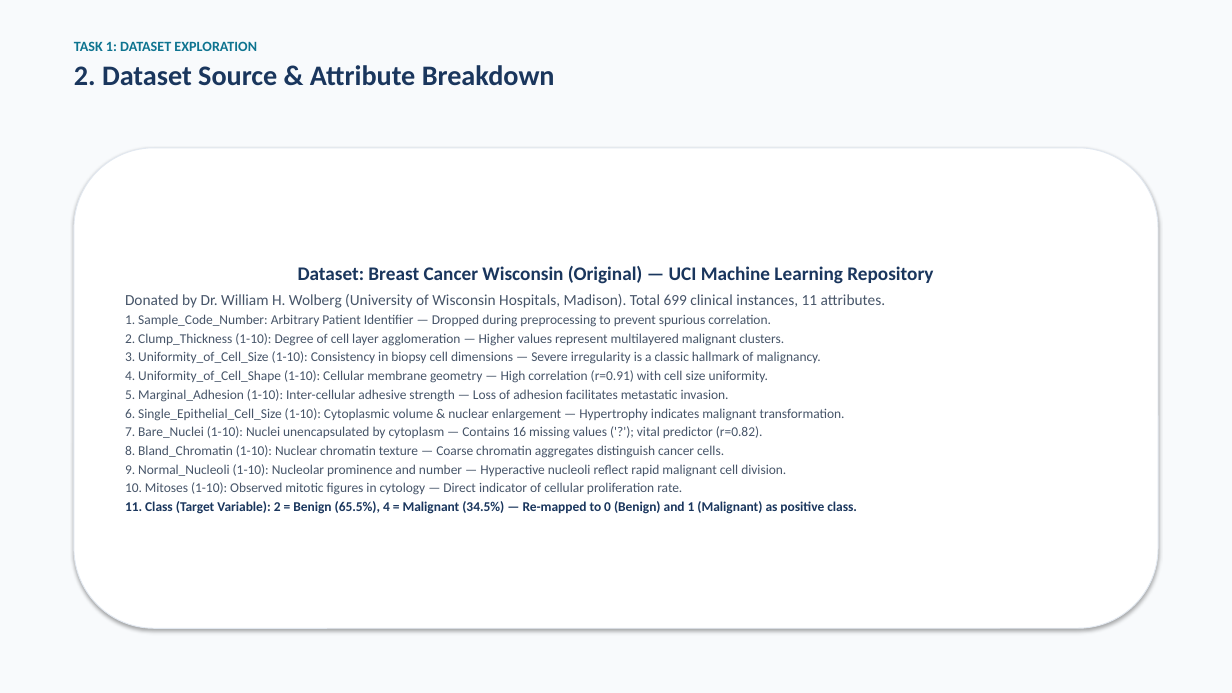
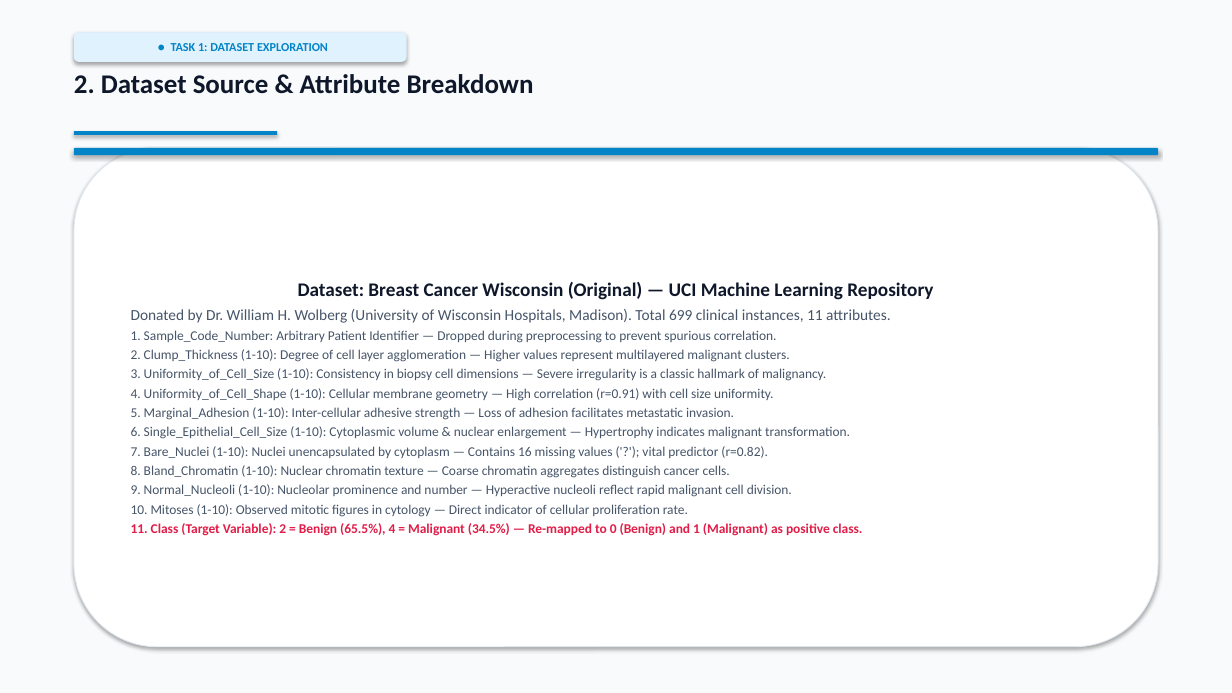
Before and after one commit to RemonAyman/advai, a slide deck: slide 3 of breast_cancer_classification_presentation.pptx. Drawn at 1232x693 pixels with LibreOffice and Linux fonts; fonts in the diff are those of the drawing. Boxes give left, top, right and bottom in pixels: in the first picture for what was removed or moved away, otherwise in the second. Text is boxed around its words. In the diff, an @@ line names an element or a change of style, - is before the commit and + after.

```diff
--- a/breast_cancer_classification_presentation.pptx
+++ b/breast_cancer_classification_presentation.pptx
@@ text at (74, 41, 257, 51): paragraph removed @@
-TASK 1: DATASET EXPLORATION
@@ rounded rectangle added at (74, 32, 407, 62), fill #E0F2FE, 9.5 pt, text #0284C7, bold @@
+● TASK 1: DATASET EXPLORATION
@@ text "2. Dataset Source & Attribute ...": place and size @@
-text "2. Dataset Source & Attribute ..." at (74, 41, 555, 86)
+text "2. Dataset Source & Attribute ..." at (74, 74, 534, 94)
@@ text "2. Dataset Source & Attribute ..." at (74, 74, 534, 94): size 22 to 21 pt, text colour #1A365D to #0F172A; less space between paragraphs @@
@@ rounded rectangle "Dataset: Breast Cancer Wisconsin (Original) ...": place and size @@
-rounded rectangle "Dataset: Breast Cancer Wisconsin (Original) ..." at (74, 148, 1158, 628)
+rounded rectangle "Dataset: Breast Cancer Wisconsin (Original) ..." at (74, 148, 1158, 647)
@@ rectangle added at (74, 131, 277, 135), fill #0284C7 @@
@@ rounded rectangle added at (74, 148, 1158, 155), fill #0284C7 @@
@@ text in rounded rectangle at (131, 282, 933, 536): text colour #1A365D to #0F172A in "Dataset: Breast Cancer Wisconsin (Original) — UCI ..."; text colour #1A365D to #E11D48 in "11. Class (Target Variable): 2 = Benign ..." @@
```
Also in this commit, not shown: 12 other slides changed, 2 other files.
